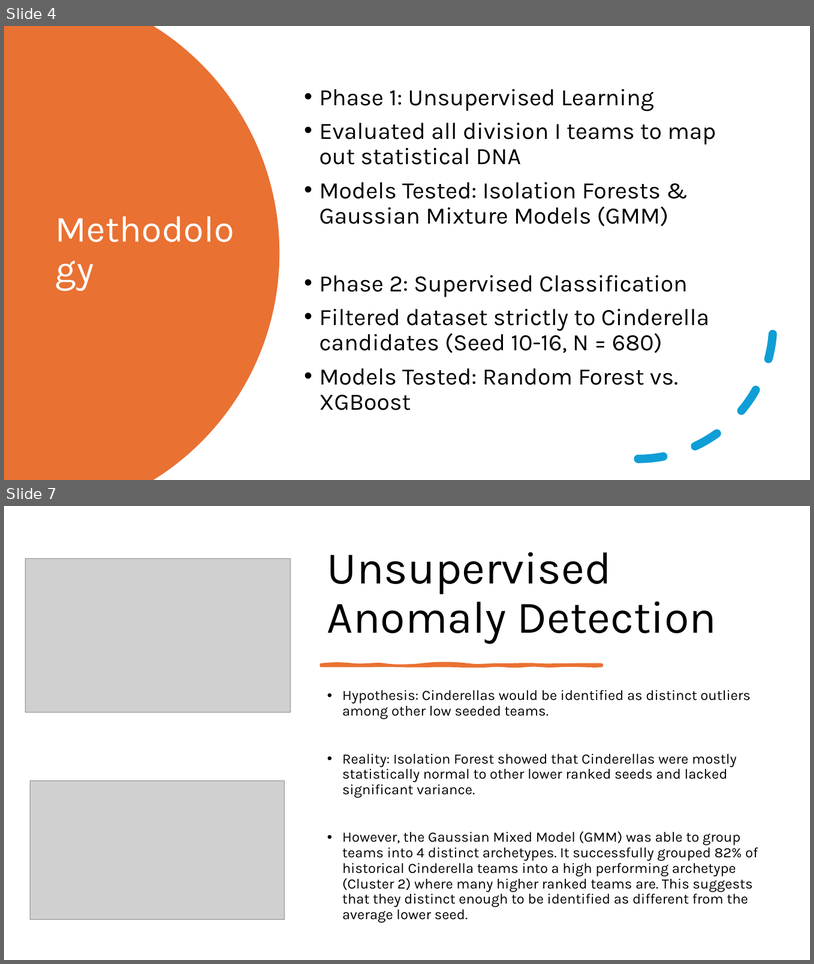
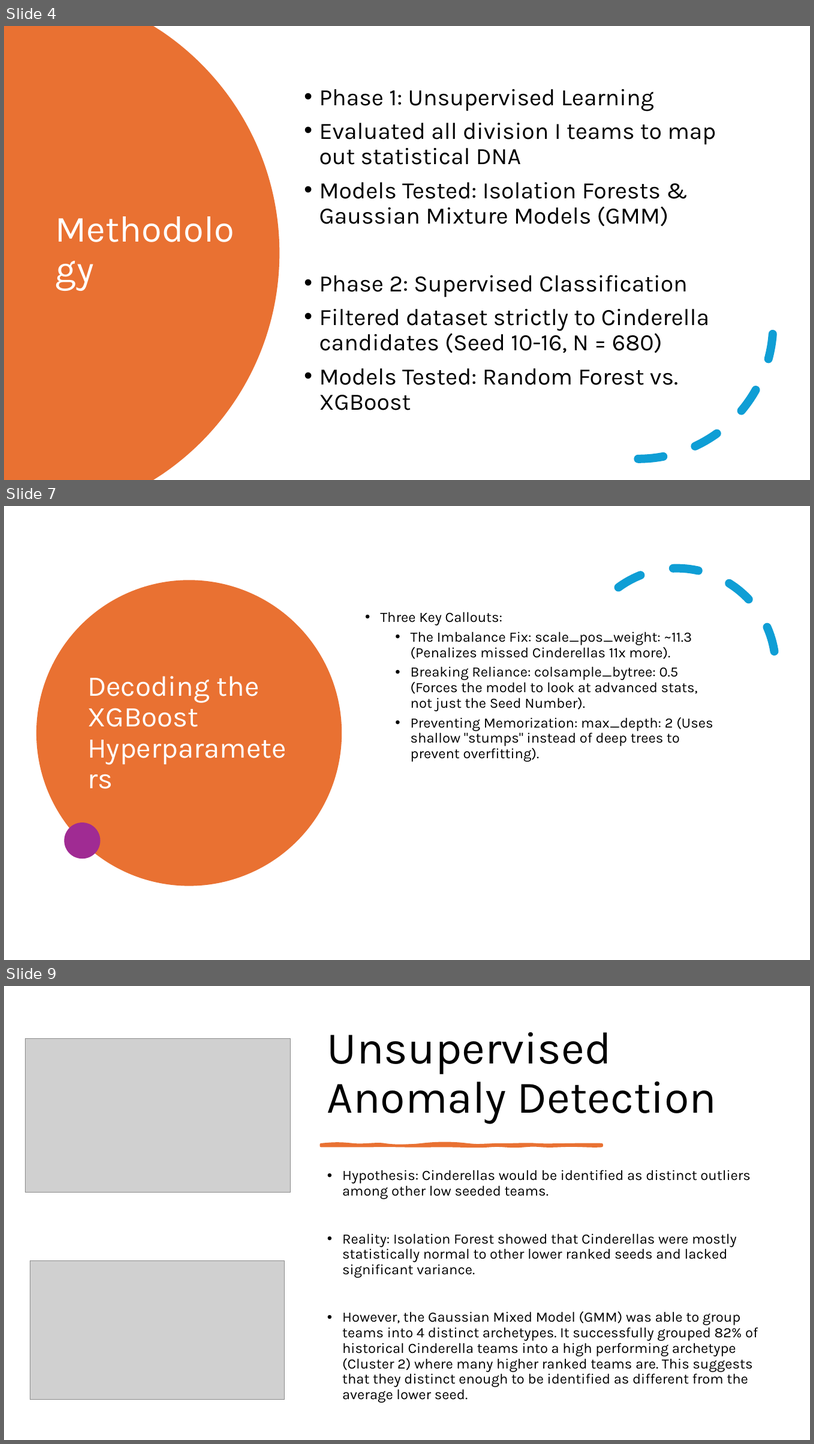
Before and after one commit to ThatTwoDude/STAT486_FinalProject, a slide deck: progress/ClassPresentation.pptx. Shown one above the other, each under a label of ours: slides 4 and 7 before the commit, slides 4, 7 and 9 after it; the slides between them are not shown. The pictures are 814x964 and 814x1444 pixels, drawn with LibreOffice and Linux fonts; fonts in the diff are those of the drawing; grey boxes stand for pictures. Boxes give left, top, right and bottom in pixels: in the first picture for what was removed or moved away, otherwise in the second. Text is boxed around its words. In the diff, an @@ line names an element or a change of style, - is before the commit and + after.

```diff
--- a/progress/ClassPresentation.pptx
+++ b/progress/ClassPresentation.pptx
@@ slide 7 added at (4, 506, 810, 960), background #FFFFFF @@
@@ arc (boxed as its full ellipse) added at (543, 532, 810, 802), outline #0F9ED5 10 pt dashed @@
@@ ellipse added at (36, 580, 342, 885), fill #E97132 @@
@@ text added at (380, 612, 713, 762), 17 pt, text #000000 @@
+• Three Key Callouts:
+  • The Imbalance Fix: scale_pos_weight: ~11.3 (Penalizes missed Cinderellas 11x more).
+  • Breaking Reliance: colsample_bytree: 0.5 (Forces the model to look at advanced stats, not just the Seed Number).
+  • Preventing Memorization: max_depth: 2 (Uses shallow "stumps" instead of deep trees to prevent overfitting).
@@ title added at (87, 676, 260, 727), 34 pt, text #FFFFFF @@
+Decoding the XGBoost Hyperparameters
@@ ellipse added at (65, 822, 101, 859), fill #A02B93 @@
@@ what was slide 7 is now slide 9 @@
```
Also in this commit, not shown: 2 slides changed, 2 other slides added, 1 slide removed.
